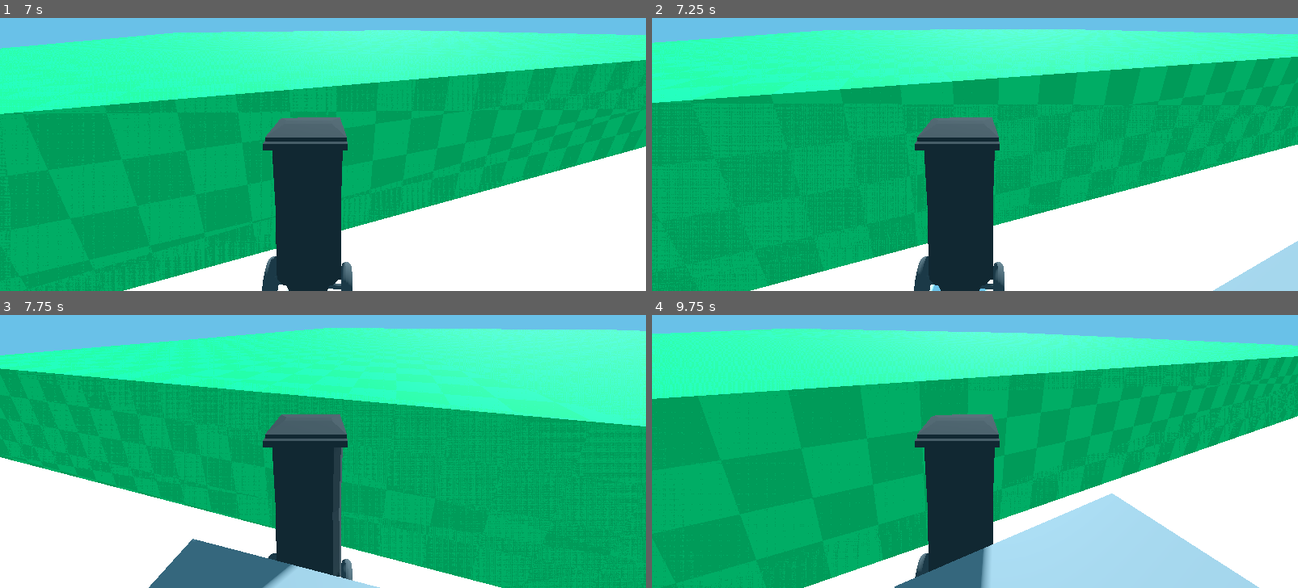
Above: before the commit, frames 1-4 (two rows, left to right).
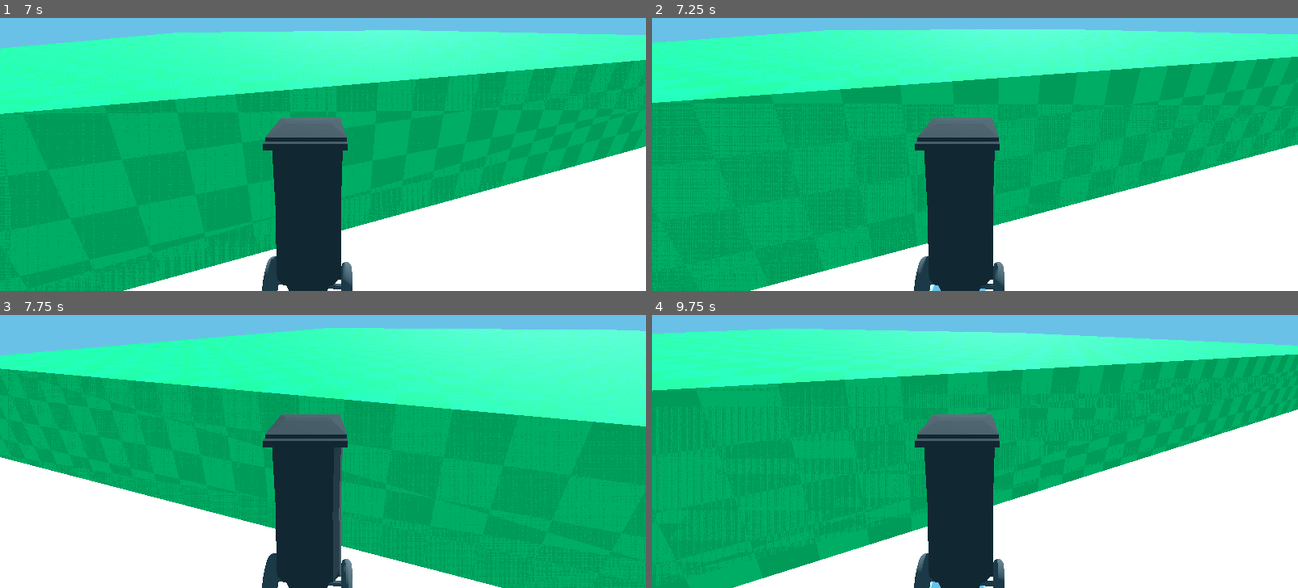
Above: after the commit, the same moments.

Repository: wagenrace/return-to-sender
Game: Godot game, scene res://world.tscn
Two runs of this game, one before a commit and one after it. Both use one fixed random seed, a clock stepped at 60 frames per second and the inputs below.
Inputs (mouse positions are in pixels of both pictures, inside the frame that each line leads up to):
- Up to frame 1 (7 s): tap Enter at 0.5 s; move the mouse to (355, 108) at 0.52 s; hold W (move_forward) 0.53-5.78 s; move the mouse to (290, 110) at 1.27 s; move the mouse to (335, 102) at 2.02 s; move the mouse to (316, 116) at 2.77 s; move the mouse to (368, 113) at 3.52 s; move the mouse to (271, 105) at 4.27 s; move the mouse to (329, 110) at 5.02 s; move the mouse to (297, 102) at 5.77 s; hold D (move_right) 5.78-6.53 s; move the mouse to (355, 108) at 6.52 s; hold W (move_forward) from 6.53 s (still down)
- Up to frame 2 (7.25 s): keep holding W (move_forward)
- Up to frame 3 (7.75 s): keep holding W (move_forward); move the mouse to (290, 407) at 7.27 s
- Up to frame 4 (9.75 s): move the mouse to (987, 399) at 8.02 s; move the mouse to (968, 413) at 8.77 s; release W (move_forward) at 8.78 s; hold A (move_left) 8.78-9.53 s; move the mouse to (1020, 410) at 9.52 s; hold W (move_forward) from 9.53 s (still down)

Frame 1 is identical in both runs. In frame 2, 1.2% of the frame differs, in the area x 86-100%, y 81-100%; in frame 3, 3.3%; in frame 4, 16%, in the area x 0-100%, y 5-100%.

Commit message:
add pushing enemy

Diff:
--- a/animation.gd
+++ b/animation.gd
@@ -7,5 +7,5 @@
 
 
 # Called every frame. 'delta' is the elapsed time since the previous frame.
-func _process(delta):
+func _process(_delta):
 	pass
--- a/character.gd
+++ b/character.gd
@@ -11,16 +11,14 @@
 
 @onready var camera = $Camera3D
 
-
-
 func _ready():
 	Input.mouse_mode=Input.MOUSE_MODE_CAPTURED
 
-func _unhandled_input(event):
-	if event is InputEventMouseMotion and Input.mouse_mode==Input.MOUSE_MODE_CAPTURED:
-		rotate_y(-event.relative.x * .005)
+func _unhandled_input(_event):
+	if _event is InputEventMouseMotion and Input.mouse_mode==Input.MOUSE_MODE_CAPTURED:
+		rotate_y(-_event.relative.x * .005)
 
-func _unhandled_key_input(event):
+func _unhandled_key_input(_event):
 	if Input.is_action_just_pressed("ui_cancel"):
 		if Input.mouse_mode==Input.MOUSE_MODE_CAPTURED:
 			Input.mouse_mode=Input.MOUSE_MODE_VISIBLE
--- a/enemy_ram.gd
+++ b/enemy_ram.gd
@@ -1,16 +1,17 @@
 extends CharacterBody3D
 
 
-const SPEED = 4.5
+const SPEED = 2.5
 const ACCEL = 10
 const JUMP_VELOCITY = 4.5
 var player
 
 @onready var nav: NavigationAgent3D = $NavigationAgent3D
-#@onready var player: CharacterBody3D = $Player
+
 
 func _ready():
 	player = get_tree().get_root().get_node("World").get_node("Player")
+
 # Get the gravity from the project settings to be synced with RigidBody nodes.
 var gravity = ProjectSettings.get_setting("physics/3d/default_gravity")
 
@@ -19,12 +20,17 @@
 
 	var direction = Vector3()
 	if player:
-		nav.target_position = player.get_position()
-	#nav.target_position = Vector3.ZERO
-#
+		var player_pos = player.get_position()
+		nav.target_position = player_pos
+
 	direction = nav.get_next_path_position() - global_position
 	direction = direction.normalized()
 
 	velocity = velocity.lerp(direction * SPEED, ACCEL * delta)
 
-	move_and_slide()
+	var collision = move_and_collide(velocity * delta)
+	if collision:
+		var collider = collision.get_collider()
+		if collider == player:
+			player.velocity.x = velocity.x
+			player.velocity.y = velocity.y
--- a/enemy_ram.tscn
+++ b/enemy_ram.tscn
@@ -16,8 +16,8 @@
 shape = SubResource("BoxShape3D_xbylp")
 
 [node name="CSGBox3D" type="CSGBox3D" parent="."]
-transform = Transform3D(1, 0, 0, 0, 1, 0, 0, 0, 1, 0, 0, -0.00340271)
-layers = 2
+transform = Transform3D(0.99, 0, 0, 0, 0.99, 0, 0, 0, 0.99, 0, 0, -0.00340271)
+layers = 8
 size = Vector3(1, 1, 2.0228)
 
 [node name="NavigationAgent3D" type="NavigationAgent3D" parent="."]
--- a/world.tscn
+++ b/world.tscn
@@ -109,4 +109,4 @@
 [node name="Enemies" type="Node" parent="."]
 
 [node name="EnemyRam" parent="Enemies" instance=ExtResource("4_vixoe")]
-transform = Transform3D(-0.0340274, 0, 0.999421, 0, 1, 0, -0.999421, 0, -0.0340274, -11.225, 1.5383, -18.76)
+transform = Transform3D(-0.0340274, 0, 0.999421, 0, 1, 0, -0.999421, 0, -0.0340274, 8.03603, 1.5383, -18.76)
